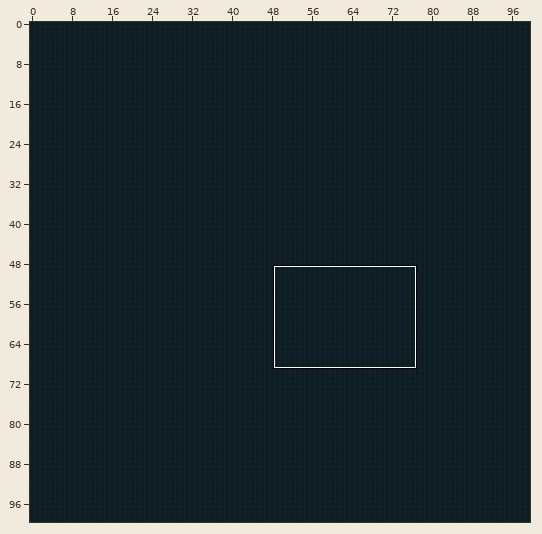
One commit to this Tiled map (JSON): LostAndDivine.ClientMonoGame/Content/Sectors/4_12.tmj. The first picture is a wide view before the edit; the outline marks the close-up.
Close-up. As it was:
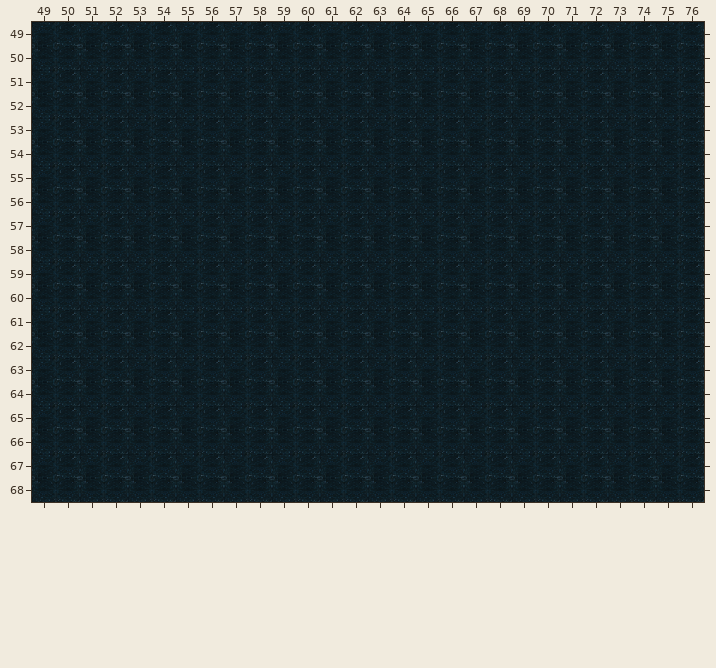
Cells are 64x64 px. Shown: x 49..76, y 49..68. The commit also changed other parts of the map, which this record leaves out.
New version:
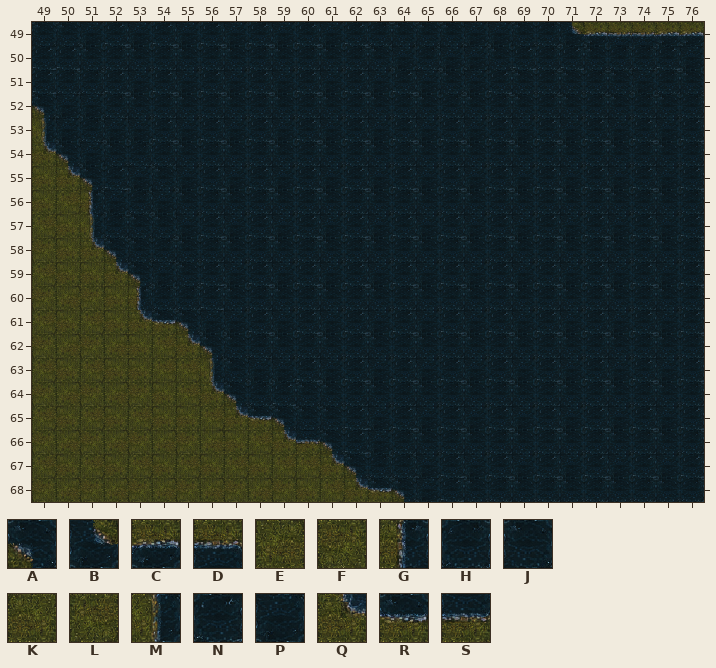
Key: from "World-Tilemap": A 11, B 40, C 69, D 70, E 91, F 92, G 98, H 99, J 100, K 121, L 122, M 128, N 129, P 130, Q 158, R 159, S 160.
_ is an empty cell, . an unchanged one.
The exact change:
--- layer "Слой тайлов 1"
@@ x 49..76 @@
-49 PN............PNPN.NPNPNPNPN
-50 JH.............HJHJHJ.JHJ.JH
-51 PNP..............N..PNPNPNPN
-52 JHJ.........................
-53 PNPN........................
-54 JHJHJ.......................
-55 PNP..N......................
-56 JHJHJH......................
-57 PNPNPN......................
-58 JHJH........................
-59 PNPNPNP.....................
-60 JHJHJ.JH....................
-61 PNPNPNPN....................
-62 JHJHJHJH....................
-63 PNPNPNPNPN..................
-64 JHJHJHJHJ.JH................
-65 PNPNPNPNPNPNP...............
-66 JHJHJHJHJHJHJHJ.............
-67 PNPNPNPNPNPNPNPN............
-68 JHJHJHJHJHJHJHJHJH..........
+49 JJ............HJJJ.PJHBCDDCC
+50 NN.............PHPPJN.NJH.NP
+51 NHH..............J..JHJHJPHJ
+52 APP.........................
+53 MPHP........................
+54 QAPJH.......................
+55 KQA..J......................
+56 KLGPHP......................
+57 LKMHJJ......................
+58 FKQA........................
+59 LKKQAPJ.....................
+60 FEFKG.HN....................
+61 LKLKQRAP....................
+62 FEFEKLQA....................
+63 LKLKKLLMJP..................
+64 FEFEFKLQA.NJ................
+65 LKLKLKKLQRAJJ...............
+66 FEFEFEFEKLQSANP.............
+67 LKLKLKLKLKLLQAHH............
+68 FEFEFEFEFEFKLQRAPN..........
Pixel boxes of the changes (left, top, right, bottom) in both close-ups:
changed: (32, 22, 704, 502)
